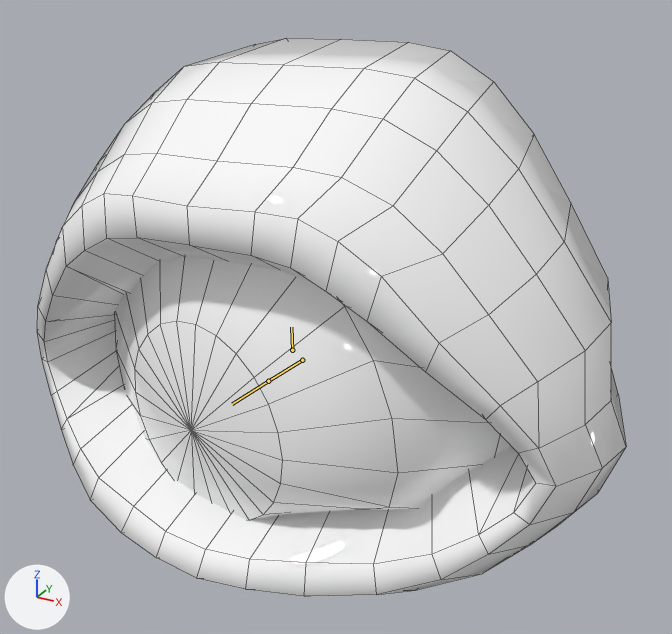
The FBX model HunkUnityProject/Assets/FBX/VirusEye.fbx as it was, and as the next commit left it.
The view is the same before and after, from a camera (50 mm lens) standing at (1.75, -2.82, 1.6) and looking at (0.13, 0.11, 0.13). Lighting does not change. The marker at lower left points along +X, +Y and +Z. Both versions are drawn at frame 107 of the action 'Armature|Idle'; the numbers are the values there. The bones that bend it are drawn over the model as lines. Mesh edges are drawn as thin lines.

The first picture shows 'meshVirusEye'.
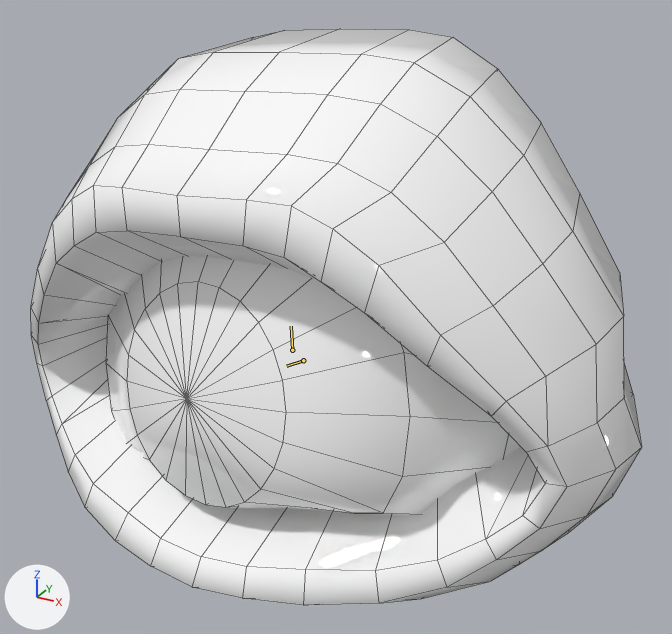
The change in detail:
Bone 'ROOT' (bone_root) turns from (0, 0, 2) to (-1, -1, 3) degrees about its own x, y and z.
Bone 'ROOT' (bone_root) is rescaled from (1.0, 1.0, 1.0) to (1.04, 1.04, 1.04).
Bone 'eye' (bone_eye) turns from (0, 15, 10) to (-13, 7, 7) degrees about its own x, y and z.

Boxes [x1, y1, x2, y2] around the edits, measured in the pictures (672 x 634 px):
'meshVirusEye', posed: before [37, 38, 626, 596]; after [31, 29, 641, 605]
bone 'ROOT', root to tip: before (292, 350) to (291, 327); after (292, 350) to (291, 326)
bone 'eye', root to tip: before (302, 360) to (268, 381); after (303, 360) to (286, 366)
